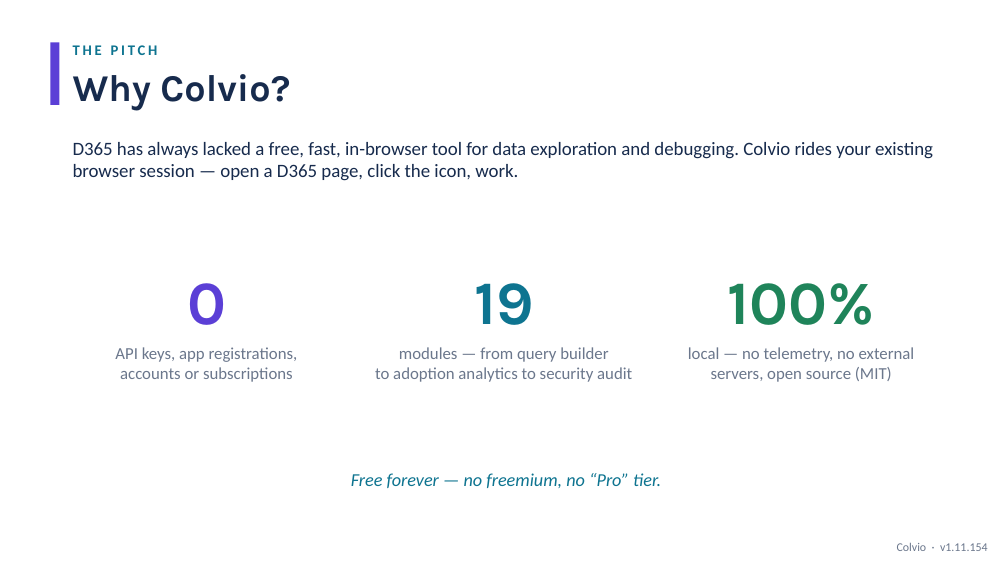
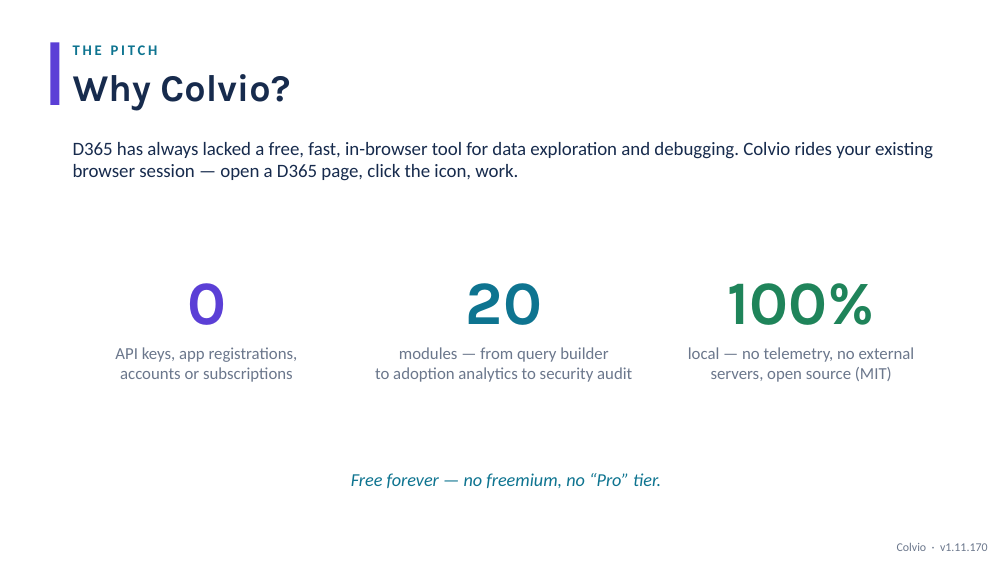
Before and after one commit to zmissoum/colvio, a slide deck: slide 2 of docs/Colvio_Walkthrough.pptx. Drawn at 1008x567 pixels with LibreOffice and Linux fonts; fonts in the diff are those of the drawing. Boxes give left, top, right and bottom in pixels: in the first picture for what was removed or moved away, otherwise in the second. Text is boxed around its words. In the diff, an @@ line names an element or a change of style, - is before the commit and + after.

```diff
--- a/docs/Colvio_Walkthrough.pptx
+++ b/docs/Colvio_Walkthrough.pptx
@@ text at [466,283,542,325]: text changed @@
-19
+20
@@ text at [897,543,988,551]: text changed @@
-Colvio · v1.11.154
+Colvio · v1.11.170
```
Also in this commit, not shown: 10 other slides changed, 10 other files.
